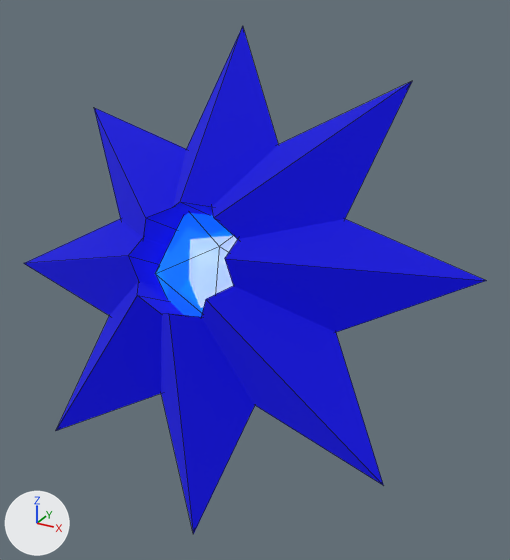
One commit to the glTF model assets/models/effects/fx_chainlightning.glb: the scene before it, then after it.
Before and after are seen from a 50 mm lens placed at (2.25, -3.61, 1.79), pointed at (0.22, 0.09, -0.06). The axes (+X, +Y, +Z) are drawn at lower left. The lights are the same throughout. The older version comes first. Mesh edges are drawn as thin lines. Where no turn or scale is listed for an object, it has been applied to the vertices. Vertices at exactly the same position are counted once.

The first picture shows 'chainlightning_FX_ChainLightning_Node_Glow1', 'chainlightning_FX_ChainLightning_Node_Glow4'.
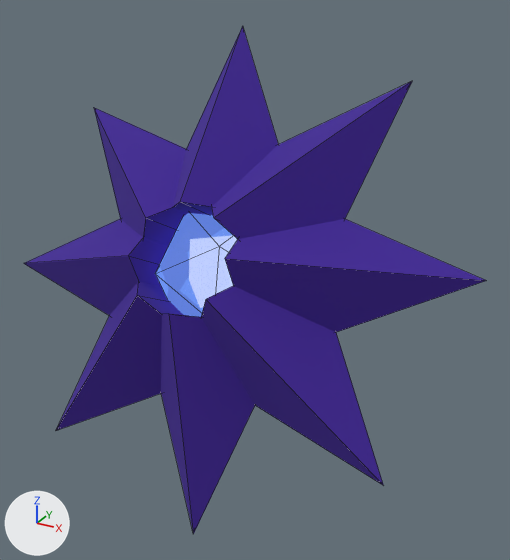
What differs and where, as boxes [x1, y1, x2, y2] in the pictures (510 x 560 px):
'chainlightning_FX_ChainLightning_Node_Glow4', recoloured, reshaped: [24, 26, 486, 534] in both
'chainlightning_FX_ChainLightning_Node_Glow1', recoloured: [155, 213, 238, 317] in both

The change, as a list of edits to the scene's bpy script:
```text
Change mat_material_0:
    mat_material_0.base_color: (0.0, 0.167, 1.0) -> (0.0, 0.0, 0.0)  # blue #0072ff -> black #000000
    mat_material_0.emission_color: (0.0, 0.167, 1.0) -> (0.167, 0.333, 1.0)  # blue #0072ff -> blue #729cff
Change mat_material_2:
    where n0 = _N.new('ShaderNodeBsdfPrincipled'); n0.name = 'Principled BSDF'
    remove n0.inputs[0].default_value = (0.167, 0.0, 0.667, 1.0)  # 'Base Color', purple #7200d5
    remove n0.inputs[27].default_value = (0.167, 0.0, 0.667, 1.0)  # 'Emission Color', purple #7200d5
    remove n0.inputs[28].default_value = 1.0  # 'Emission Strength'
    add n2 = _N.new('ShaderNodeVertexColor'); n2.name = 'Color Attribute'
    add _L.new(n2.outputs[0], n0.inputs[0])  # 'Color' to 'Base Color'
Change me_mesh_3:
    used by ob_chainlightning_fx_chainlightning_node_glow4; location = (0.0, 0.0, 0.0)
    remove me_mesh_3.from_pydata(...)  # 48 vertices, 64 faces; spans x -1.65..1.65, y -0.79..0.79, z -1.45..1.45
    add me_mesh_3.from_pydata(...)  # 96 vertices, 128 faces; spans x -1.65..1.65, y -0.79..0.79, z -1.45..1.45
    me_mesh_3 part 1: 64 faces spanning x -1.65..1.65, y -0.79..0.79, z -1.45..1.45 switch from mat_material_3 (blue #00009c, glowing blue #00009c) to mat_material_2
    edits to the shape of me_mesh_3 do not show in these pictures
```
